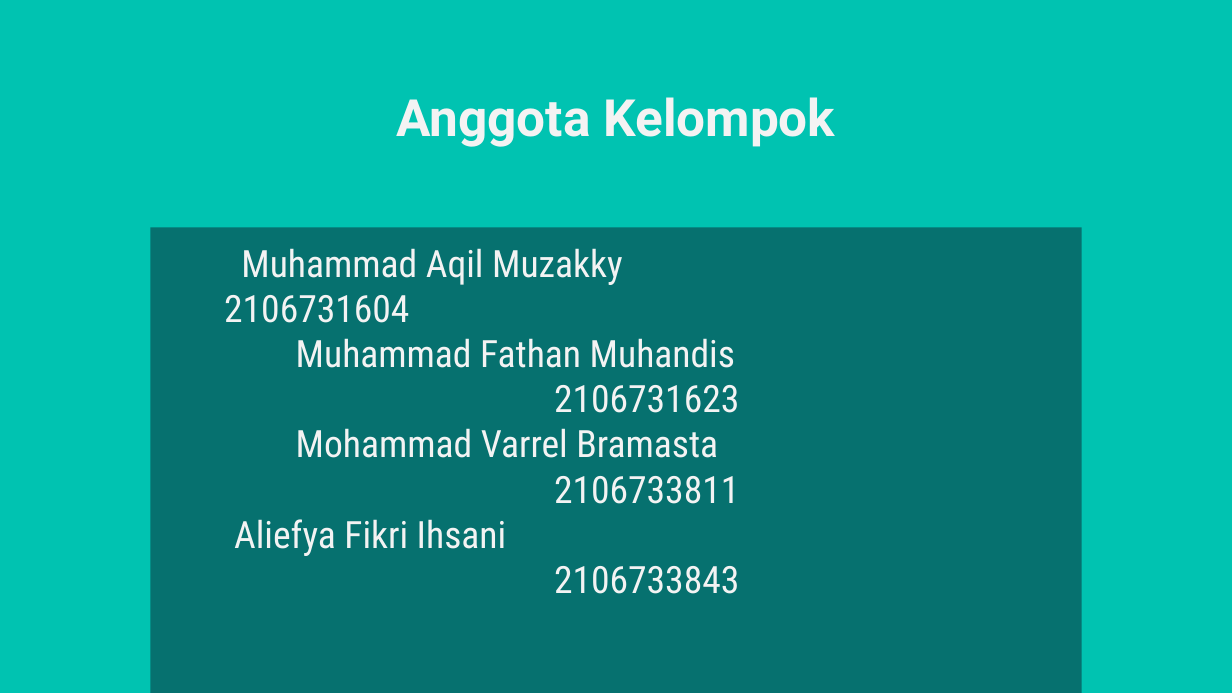
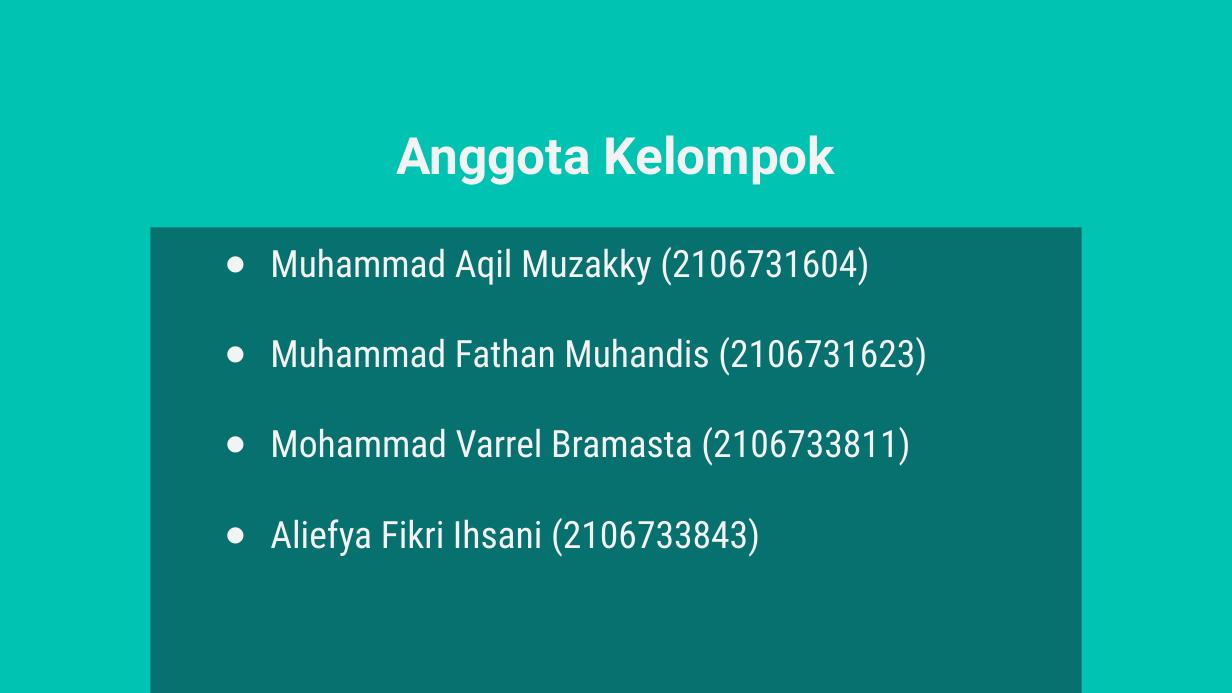
Before and after one commit to varrel123/Digital-Marine-Debris-Remover-Machine---A9, a slide deck: slide 3 of PPT_A9_Digital Marine Debris Remover Machine.pptx. Drawn at 1232x693 pixels with LibreOffice and Linux fonts; fonts in the diff are those of the drawing; background and template pictures are left out. Boxes give left, top, right and bottom in pixels: in the first picture for what was removed or moved away, otherwise in the second. Text is boxed around its words. In the diff, an @@ line names an element or a change of style, - is before the commit and + after.

```diff
--- a/PPT_A9_Digital Marine Debris Remover Machine.pptx
+++ b/PPT_A9_Digital Marine Debris Remover Machine.pptx
@@ title "Anggota Kelompok": place and size @@
-title "Anggota Kelompok" at box(396, 97, 835, 147)
+title "Anggota Kelompok" at box(396, 135, 835, 185)
@@ text at box(270, 247, 927, 557): text changed @@
-Muhammad Aqil Muzakky 2106731604
-Muhammad Fathan Muhandis 2106731623
-Mohammad Varrel Bramasta 2106733811
-Aliefya Fikri Ihsani 2106733843
+● Muhammad Aqil Muzakky (2106731604)
+● Muhammad Fathan Muhandis (2106731623)
+● Mohammad Varrel Bramasta (2106733811)
+● Aliefya Fikri Ihsani (2106733843)
```
Also in this commit, not shown: 7 other slides changed, 7 other files.
